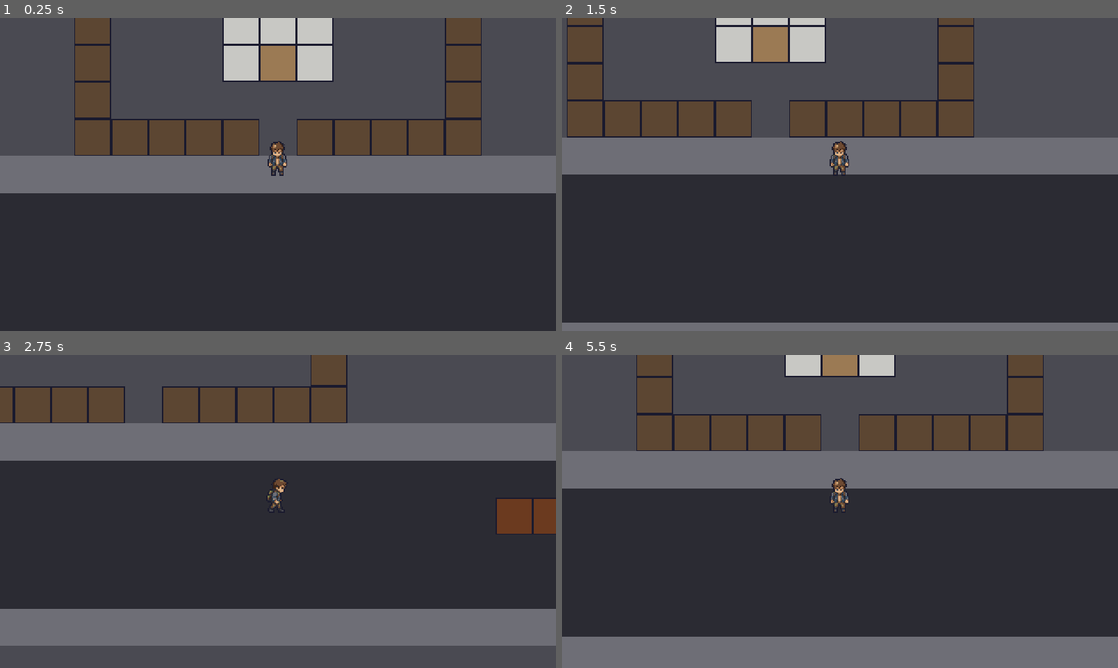
Above: before the commit, frames 1-4 (two rows, left to right).
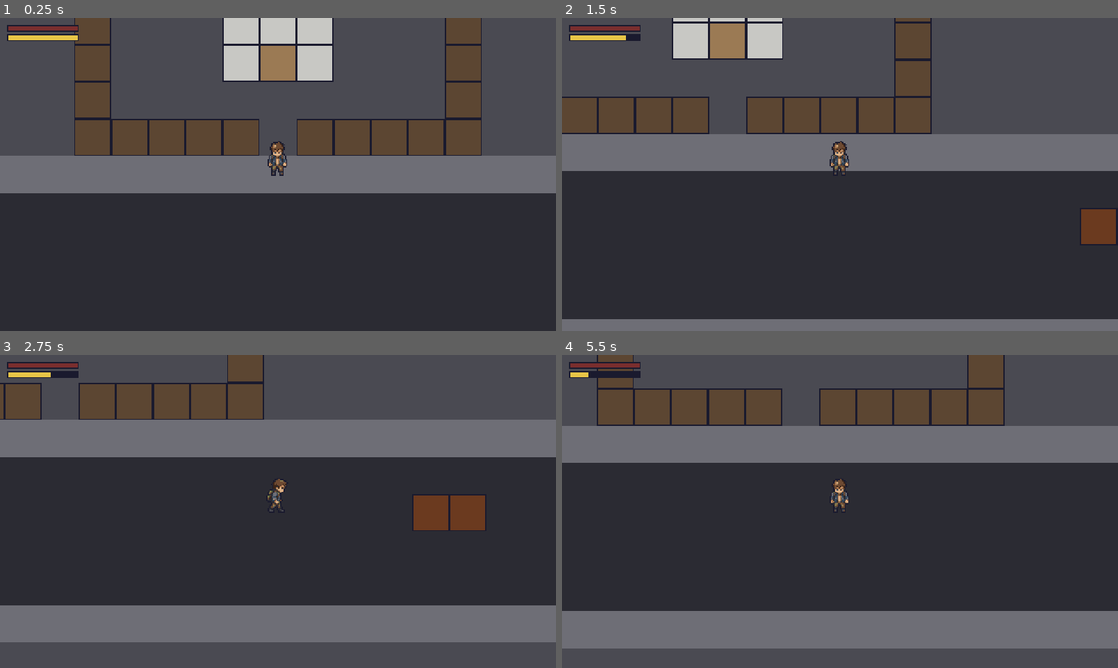
Above: after the commit, the same moments.

Repository: KaiD3v/Afterfall
Game: Godot game, scene res://scenes/main.tscn
Two runs of this game, one before a commit and one after it. Both use one fixed random seed, a clock stepped at 60 frames per second and the inputs below.
Inputs:
- Up to frame 1 (0.25 s): no input
- Up to frame 2 (1.5 s): tap Enter at 0.5 s; hold D (move_right) 0.53-1.28 s; hold Shift (sprint, bound only after the commit) 0.53-1.28 s; hold S (move_down) from 1.28 s (still down); tap Shift (sprint, bound only after the commit) at 1.35 s
- Up to frame 3 (2.75 s): release S (move_down) at 2.03 s; hold D (move_right) from 2.03 s (still down); hold Shift (sprint, bound only after the commit) from 2.03 s (still down)
- Up to frame 4 (5.5 s): release D (move_right) at 2.78 s; release Shift (sprint, bound only after the commit) at 2.78 s; hold W (move_up) 2.78-3.53 s; tap Shift (sprint, bound only after the commit) at 2.85, 4.35 s; hold Shift (sprint, bound only after the commit) 3.53-4.28 s; hold A (move_left) 3.53-5.03 s; hold S (move_down) from 5.03 s (still down); hold Shift (sprint, bound only after the commit) from 5.03 s (still down)

The runs differ from the first frame. In frame 1, 0.6% of the frame differs, in the area x 1-15%, y 2-8%; in frame 2, 17%; in frame 3, 13%; in frame 4, 42%, in the area x 0-100%, y 0-100%.

Commit message:
M3: sprint with stamina, health and death, minimal HUD, no font AA
Co-Authored-By: Claude Opus 5.5 <noreply@anthropic.com>

Diff:
--- a/project.godot
+++ b/project.godot
@@ -11,8 +11,8 @@
 [application]
 
 config/name="Afterfall"
+run/main_scene="res://scenes/main.tscn"
 config/features=PackedStringArray("4.7", "Forward Plus")
-run/main_scene="res://scenes/main.tscn"
 config/icon="res://icon.svg"
 
 [display]
@@ -24,6 +24,11 @@
 window/size/window_height_override=1080
 window/stretch/mode="viewport"
 window/stretch/scale_mode="integer"
+
+[gui]
+
+theme/default_font_antialiasing=0
+theme/default_font_subpixel_positioning=0
 
 [input]
 
@@ -76,6 +81,11 @@
 "events": [Object(InputEventMouseButton,"resource_local_to_scene":false,"resource_name":"","device":-1,"window_id":0,"a …(253 unchanged characters)…
 ]
 }
+sprint={
+"deadzone": 0.2,
+"events": [Object(InputEventKey,"resource_local_to_scene":false,"resource_name":"","device":-1,"window_id":0,"alt_pressed":false,"shift_pressed":false,"ctrl_pressed":false,"meta_pressed":false,"pressed":false,"keycode":0,"physical_keycode":4194325,"key_label":0,"unicode":0,"location":0,"echo":false,"script":null)
+]
+}
 
 [rendering]
 
--- a/scenes/main.tscn
+++ b/scenes/main.tscn
@@ -1,7 +1,8 @@
-[gd_scene load_steps=3 format=3]
+[gd_scene load_steps=4 format=3]
 
 [ext_resource type="PackedScene" path="res://scenes/world/neighborhood_greybox.tscn" id="1"]
 [ext_resource type="PackedScene" path="res://scenes/player/player.tscn" id="2"]
+[ext_resource type="PackedScene" path="res://scenes/ui/hud.tscn" id="3"]
 
 [node name="Main" type="Node2D"]
 
@@ -9,3 +10,6 @@
 
 [node name="Player" parent="." instance=ExtResource("2")]
 position = Vector2(336, 464)
+
+[node name="HUD" parent="." node_paths=PackedStringArray("player") instance=ExtResource("3")]
+player = NodePath("../Player")
--- a/scenes/player/player.gd
+++ b/scenes/player/player.gd
@@ -1,14 +1,45 @@
-# Andador do greybox: só move nas 4 direções a velocidade fixa. Vida e stamina entram no M3.
+# Protagonista: movimento em 4 direções, corrida com stamina, vida e morte.
+# Valores iniciais; ajustar no playtest.
 extends CharacterBody2D
 
-@export var speed := 80.0  # px/s = 2,5 tiles/s; valor inicial, ajustar no playtest
+signal died
+
+@export var walk_speed := 80.0     # px/s = 2,5 tiles/s
+@export var run_speed := 130.0
+@export var max_health := 100.0
+@export var max_stamina := 100.0
+@export var run_cost := 25.0       # stamina por segundo correndo (4 s de fôlego cheio)
+@export var stamina_regen := 15.0  # stamina por segundo parado ou andando
+@export var regen_delay := 0.8     # segundos sem gastar antes de recuperar
+@export var recover_at := 25.0     # sem fôlego: só volta a correr ou golpear acima disso
+
+var health := max_health
+var stamina := max_stamina
+var exhausted := false
+var _regen_wait := 0.0
 
 @onready var sprite: Sprite2D = $Sprite2D
 
 
-func _physics_process(_delta: float) -> void:
+func _ready() -> void:
+	# exports chegam depois dos inicializadores; lê os máximos já ajustados no inspetor
+	health = max_health
+	stamina = max_stamina
+
+func _physics_process(delta: float) -> void:
+	if is_dead():
+		return
 	var dir := Input.get_vector("move_left", "move_right", "move_up", "move_down")
-	velocity = dir * speed
+	var running := dir != Vector2.ZERO and Input.is_action_pressed("sprint") and not exhausted
+	if running:
+		_drain(run_cost * delta)
+	else:
+		_regen_wait -= delta
+		if _regen_wait <= 0.0:
+			stamina = minf(stamina + stamina_regen * delta, max_stamina)
+		if exhausted and stamina >= recover_at:
+			exhausted = false
+	velocity = dir * (run_speed if running else walk_speed)
 	move_and_slide()
 	if dir != Vector2.ZERO:
 		# frames do character.png: 0 baixo, 1 esquerda, 2 direita, 3 cima
@@ -16,3 +47,32 @@
 			sprite.frame = 1 if dir.x < 0 else 2
 		else:
 			sprite.frame = 3 if dir.y < 0 else 0
+
+
+# Custo fixo de uma ação (golpe de machete no M4). false = sem stamina, a ação não acontece.
+func spend_stamina(cost: float) -> bool:
+	if exhausted or stamina < cost:
+		return false
+	_drain(cost)
+	return true
+
+
+# Ponto único de dano para jogador e zumbis (plano, seção 4).
+func take_damage(amount: float) -> void:
+	if is_dead():
+		return
+	health = maxf(health - amount, 0.0)
+	if is_dead():
+		velocity = Vector2.ZERO
+		died.emit()
+
+
+func is_dead() -> bool:
+	return health <= 0.0
+
+
+func _drain(amount: float) -> void:
+	stamina = maxf(stamina - amount, 0.0)
+	_regen_wait = regen_delay
+	if stamina == 0.0:
+		exhausted = true
--- /dev/null
+++ b/scenes/ui/hud.gd
@@ -0,0 +1,21 @@
+# HUD mínimo: barras de vida e stamina e aviso de morte.
+extends CanvasLayer
+
+const BAR_W := 60.0
+
+@export var player: Node
+
+@onready var health_fill: ColorRect = $Health/Fill
+@onready var stamina_fill: ColorRect = $Stamina/Fill
+@onready var death: Label = $Death
+
+
+func _ready() -> void:
+	player.died.connect(death.show)
+
+
+func _process(_delta: float) -> void:
+	health_fill.size.x = roundf(BAR_W * player.health / player.max_health)
+	stamina_fill.size.x = roundf(BAR_W * player.stamina / player.max_stamina)
+	# sem fôlego: barra escurece até recuperar
+	stamina_fill.color = Color8(107, 58, 31) if player.exhausted else Color8(232, 197, 71)
--- /dev/null
+++ b/scenes/ui/hud.tscn
@@ -0,0 +1,49 @@
+[gd_scene load_steps=2 format=3]
+
+[ext_resource type="Script" path="res://scenes/ui/hud.gd" id="1"]
+
+[node name="HUD" type="CanvasLayer"]
+script = ExtResource("1")
+
+[node name="Health" type="ColorRect" parent="."]
+offset_left = 6.0
+offset_top = 6.0
+offset_right = 68.0
+offset_bottom = 12.0
+color = Color(0.101961, 0.101961, 0.180392, 1)
+
+[node name="Fill" type="ColorRect" parent="Health"]
+offset_left = 1.0
+offset_top = 1.0
+offset_right = 61.0
+offset_bottom = 5.0
+color = Color(0.478431, 0.180392, 0.180392, 1)
+
+[node name="Stamina" type="ColorRect" parent="."]
+offset_left = 6.0
+offset_top = 14.0
+offset_right = 68.0
+offset_bottom = 20.0
+color = Color(0.101961, 0.101961, 0.180392, 1)
+
+[node name="Fill" type="ColorRect" parent="Stamina"]
+offset_left = 1.0
+offset_top = 1.0
+offset_right = 61.0
+offset_bottom = 5.0
+color = Color(0.909804, 0.772549, 0.278431, 1)
+
+[node name="Death" type="Label" parent="."]
+visible = false
+anchors_preset = 15
+anchor_right = 1.0
+anchor_bottom = 1.0
+grow_horizontal = 2
+grow_vertical = 2
+theme_override_colors/font_color = Color(0.784314, 0.784314, 0.768627, 1)
+theme_override_colors/font_outline_color = Color(0.101961, 0.101961, 0.180392, 1)
+theme_override_constants/outline_size = 4
+theme_override_font_sizes/font_size = 16
+text = "VOCÊ MORREU"
+horizontal_alignment = 1
+vertical_alignment = 1
--- /dev/null
+++ b/tests/test_movement.gd
@@ -0,0 +1,85 @@
+# Checagem do M3: stamina limita corrida e ações; morte detectada.
+# Rodar: godot --headless --path . --fixed-fps 60 --script res://tests/test_movement.gd
+extends SceneTree
+
+const HZ := 60.0
+var player: CharacterBody2D
+var hud: CanvasLayer
+var failed := false
+var deaths := 0
+
+
+func _initialize() -> void:
+	var main: Node = load("res://scenes/main.tscn").instantiate()
+	root.add_child(main)
+	player = main.get_node("Player")
+	hud = main.get_node("HUD")
+	player.died.connect(func(): deaths += 1)
+	_run.call_deferred()
+
+
+func _run() -> void:
+	await physics_frame
+	# Faixa livre da rua principal, de oeste para leste.
+	player.position = Vector2(112, 592)
+
+	# 1. Corrida: mais rápida que andar, gasta stamina, esgota em ~4 s.
+	Input.action_press("move_right")
+	Input.action_press("sprint")
+	var x0 := player.position.x
+	var t := 0
+	while not player.exhausted and t < 10 * HZ:
+		await physics_frame
+		t += 1
+	print("fôlego cheio durou %.2f s, %.0f px" % [t / HZ, player.position.x - x0])
+	check("esgota em ~4 s", absf(t / HZ - 4.0) < 0.1)
+	check("correu a ~130 px/s", absf((player.position.x - x0) / (t / HZ) - 130.0) < 3.0)
+
+	# 2. Sem fôlego: Shift ainda apertado, mas volta à velocidade de andar.
+	x0 = player.position.x
+	await frames(1.0)
+	check("sem fôlego anda a ~80 px/s", absf(player.position.x - x0 - 80.0) < 3.0)
+	check("golpe recusado sem fôlego", not player.spend_stamina(10.0))
+	Input.action_release("sprint")
+	Input.action_release("move_right")
+
+	# 3. Recupera: 0,8 s de espera + 25/15 s regenerando ≈ 2,47 s desde que esgotou
+	# (1 s já passou no passo 2).
+	t = 0
+	while player.exhausted and t < 10 * HZ:
+		await physics_frame
+		t += 1
+	print("recuperou o fôlego %.2f s após esgotar" % (1.0 + t / HZ))
+	check("recupera em ~2,5 s", absf(1.0 + t / HZ - 2.47) < 0.1)
+	check("golpe aceito com fôlego", player.spend_stamina(10.0))
+
+	# 4. HUD acompanha.
+	await physics_frame
+	var bar: float = hud.get_node("Stamina/Fill").size.x
+	check("barra de stamina no HUD (%.0f px)" % bar, bar == roundf(60.0 * player.stamina / player.max_stamina))
+
+	# 5. Vida e morte.
+	player.take_damage(60.0)
+	check("vida 40 após 60 de dano", player.health == 40.0 and not player.is_dead())
+	player.take_damage(60.0)
+	player.take_damage(10.0)
+	check("morte detectada uma vez", player.is_dead() and deaths == 1)
+	check("aviso de morte visível", hud.get_node("Death").visible)
+	x0 = player.position.x
+	Input.action_press("move_left")
+	await frames(0.5)
+	Input.action_release("move_left")
+	check("morto não anda", player.position.x == x0)
+
+	print("RESULT: ", "FAIL" if failed else "PASS")
+	quit(1 if failed else 0)
+
+
+func frames(seconds: float) -> void:
+	for i in int(seconds * HZ):
+		await physics_frame
+
+
+func check(label: String, ok: bool) -> void:
+	print(("ok   " if ok else "FAIL ") + label)
+	failed = failed or not ok
Not shown, added: scenes/ui/hud.gd.uid
Not shown, added: tests/test_movement.gd.uid
